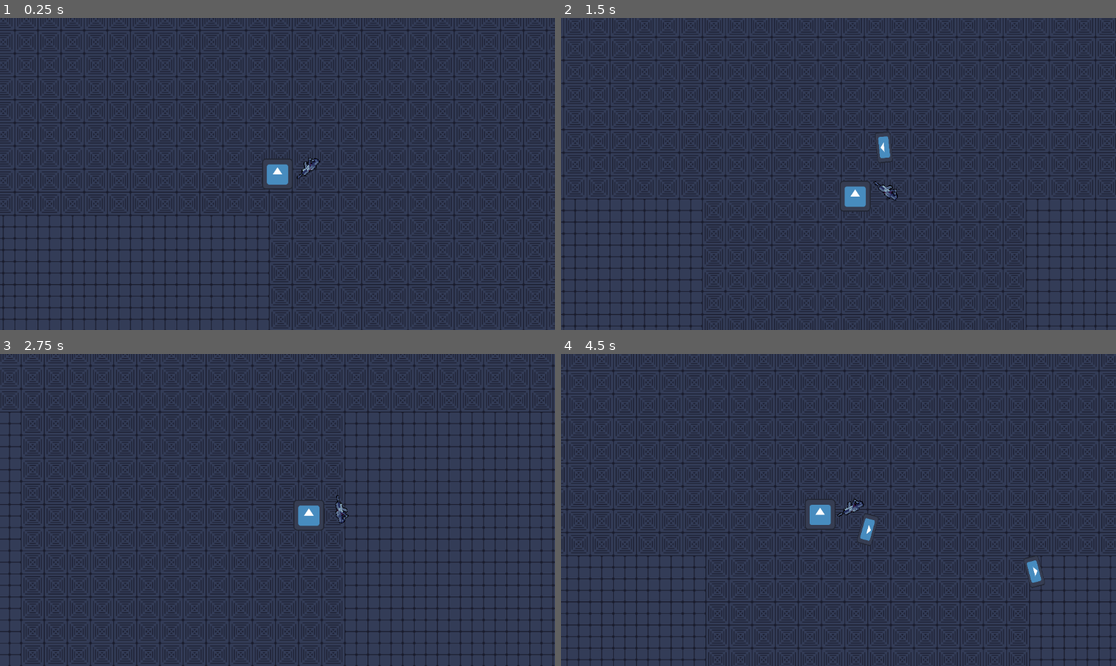
Above: before the commit, frames 1-4 (two rows, left to right).
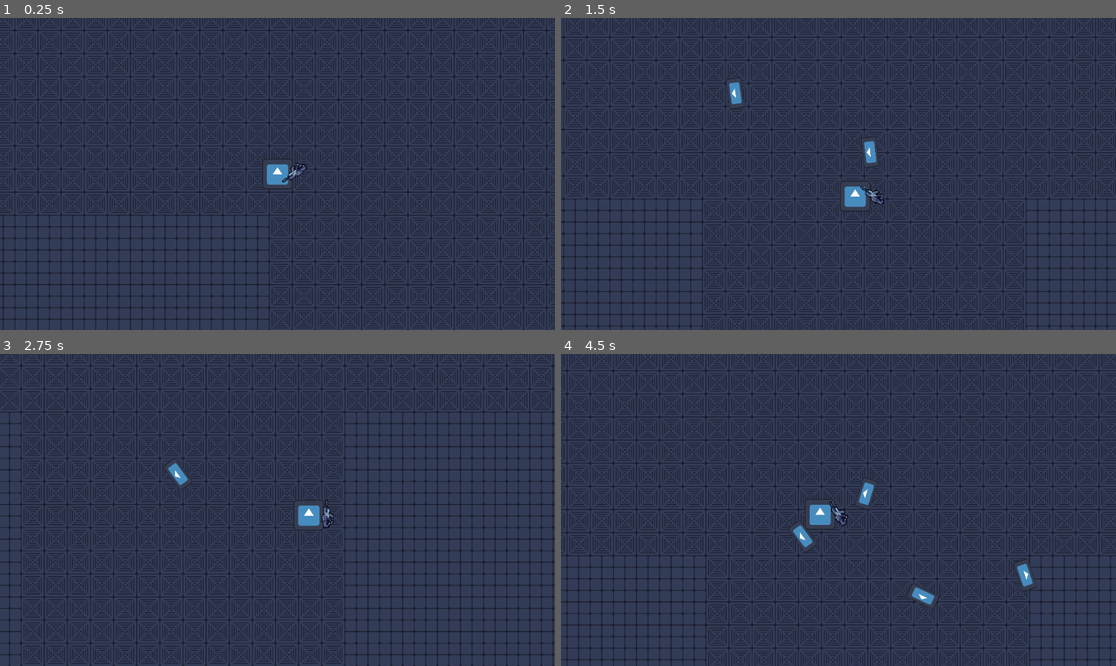
Above: after the commit, the same moments.

Repository: PieIsSpy/Scrapheap
Game: Godot game, scene res://scenes/arena.tscn
The game is run twice, just before and just after one commit, with the same random seed, the same clock (stepped at 60 frames per second) and the same inputs. The engine's default icon, where the game draws it, is replaced by a stand-in: a white triangle on a blue panel in a dark square.
Inputs (mouse positions are in pixels of both pictures, inside the frame that each line leads up to):
- Up to frame 1 (0.25 s): no input
- Up to frame 2 (1.5 s): move the mouse to (960, 158) at 0.52 s; hold D (Right) 0.53-1.28 s; click (960, 158) at 0.6 s; move the mouse to (727, 189) at 1.27 s; hold S (Down) from 1.28 s (still down); click (727, 189) at 1.35 s
- Up to frame 3 (2.75 s): move the mouse to (333, 441) at 2.02 s; release S (Down) at 2.03 s; hold D (Right) from 2.03 s (still down); click (333, 441) at 2.1 s
- Up to frame 4 (4.5 s): move the mouse to (810, 572) at 2.77 s; release D (Right) at 2.78 s; hold W (Up) 2.78-3.53 s; click (810, 572) at 2.85 s; move the mouse to (1005, 556) at 3.52 s; hold A (Left) from 3.53 s (still down); click (1005, 556) at 3.6 s; move the mouse to (672, 463) at 4.27 s; click (672, 463) at 4.35 s

The runs differ from the first frame. In frame 1, 0.2% of the frame differs, in the area x 50-58%, y 44-53%; in frame 2, 0.7%; in frame 3, 0.3%; in frame 4, 1.1%, in the area x 40-88%, y 39-82%.

Commit message:
fix: fixed bullets from player killing itself when hitting player

Diff:
--- a/components/bullet/bullet.gd
+++ b/components/bullet/bullet.gd
@@ -8,7 +8,7 @@
 func _physics_process(delta: float) -> void:
 	global_position += Vector2(1, 0).rotated(rotation) * speed * delta
 
-	if RayCast.is_colliding() and !RayCast.get_collider().get("IS_PLAYER"):
+	if RayCast.is_colliding() && RayCast.get_collider().has_meta("Is Player") && !RayCast.get_collider().get_meta("Is Player"):
 		AnimPlayer.play("remove")
 
 func _on_animation_player_animation_finished(anim_name: StringName) -> void:
--- a/components/gun/gun.gd
+++ b/components/gun/gun.gd
@@ -1,8 +1,6 @@
 extends Node2D
 
 const bullet = preload("res://components/bullet/bullet.tscn")
-
-const IS_PLAYER = true
 
 @onready var RotationOffset: Node2D = $RotationOffset
 @onready var SpriteShadow: Sprite2D = $RotationOffset/Sprite2D/shadow
--- a/entities/player/player.tscn
+++ b/entities/player/player.tscn
@@ -9,6 +9,7 @@
 
 [node name="CharacterBody2D" type="CharacterBody2D" unique_id=1573787905]
 script = ExtResource("1_abrql")
+metadata/IS_PLAYER = true
 
 [node name="Sprite2D" type="Sprite2D" parent="." unique_id=835587389]
 scale = Vector2(0.5, 0.5)
@@ -20,5 +21,6 @@
 shape = SubResource("RectangleShape2D_b0kkn")
 
 [node name="Gun" parent="." unique_id=1416124888 instance=ExtResource("3_sglur")]
-position = Vector2(64, -11)
+position = Vector2(36, -0.9999981)
 scale = Vector2(1.5, 1.5)
+metadata/IS_PLAYER = true
